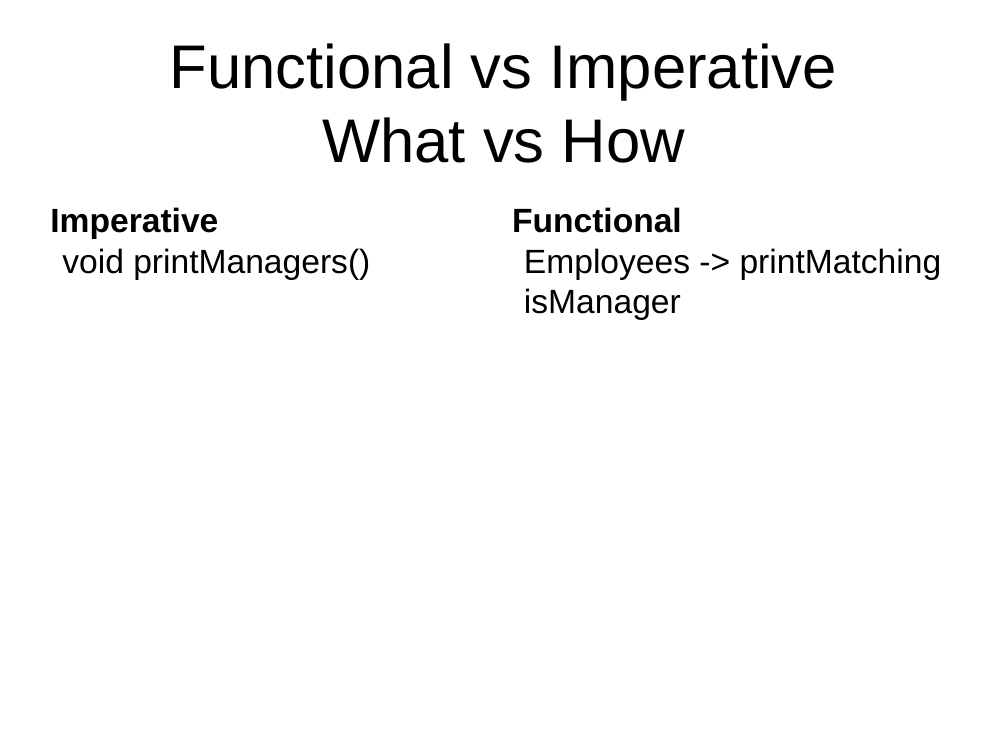
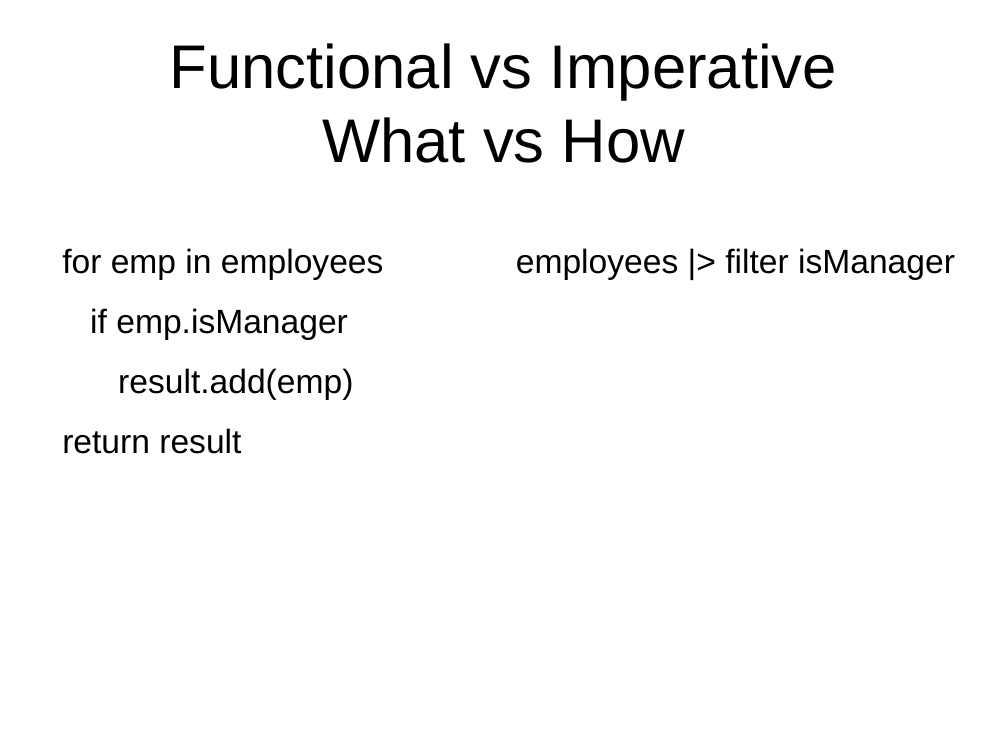
Before and after one commit to mlidbom/FSharpElevate, a slide deck: slide 3 of FSharp2.pptx (slide 2 before the commit). Drawn at 1008x756 pixels with LibreOffice and Linux fonts; fonts in the diff are those of the drawing. Boxes give left, top, right and bottom in pixels: in the first picture for what was removed or moved away, otherwise in the second. Text is boxed around its words. In the diff, an @@ line names an element or a change of style, - is before the commit and + after.

Commit message:
Some updates.

```diff
--- a/FSharp2.pptx
+++ b/FSharp2.pptx
@@ text removed at <box>50,207,218,239</box> @@
-Imperative
@@ text removed at <box>512,207,682,233</box> @@
-Functional
@@ text at <box>62,248,383,454</box>: text changed @@
-void printManagers()
+for emp in employees
+if emp.isManager
+result.add(emp)
+return result
@@ text at <box>516,248,955,280</box>: text changed @@
-Employees -> printMatching isManager
+employees |> filter isManager
```
Also in this commit, not shown: 2 other slides changed, 3 slides added, 2 slides removed.
